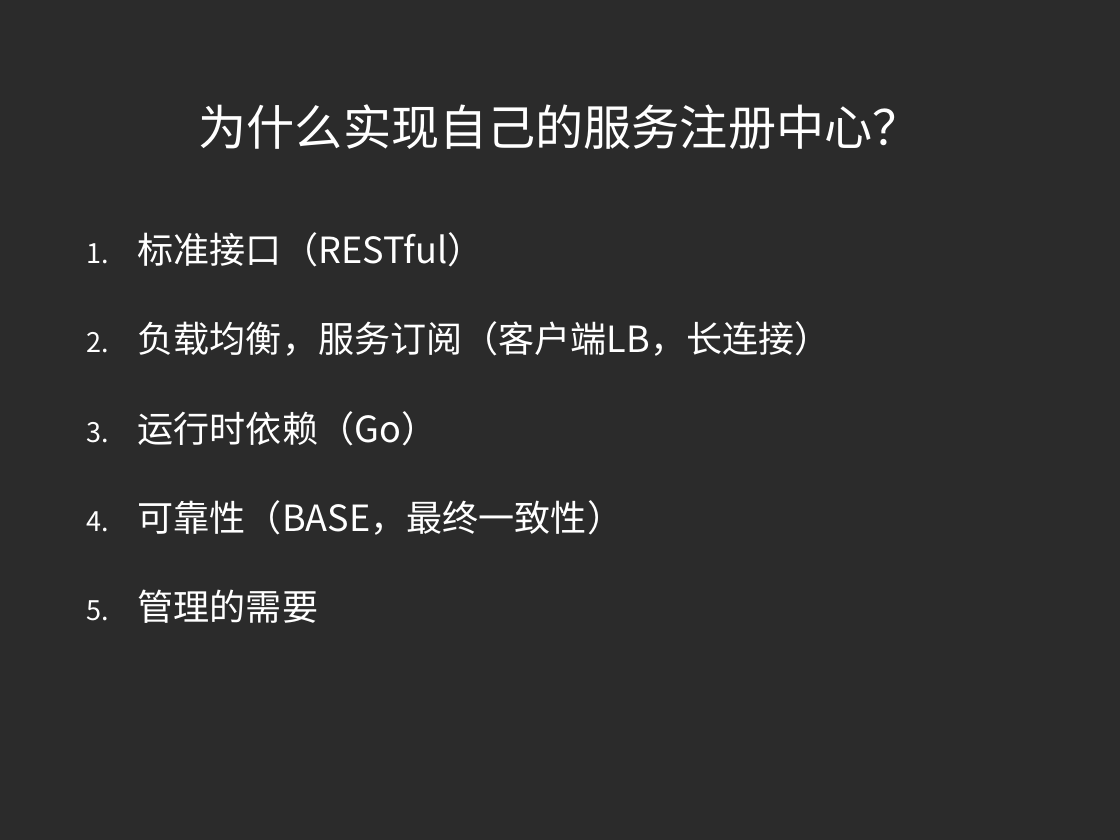
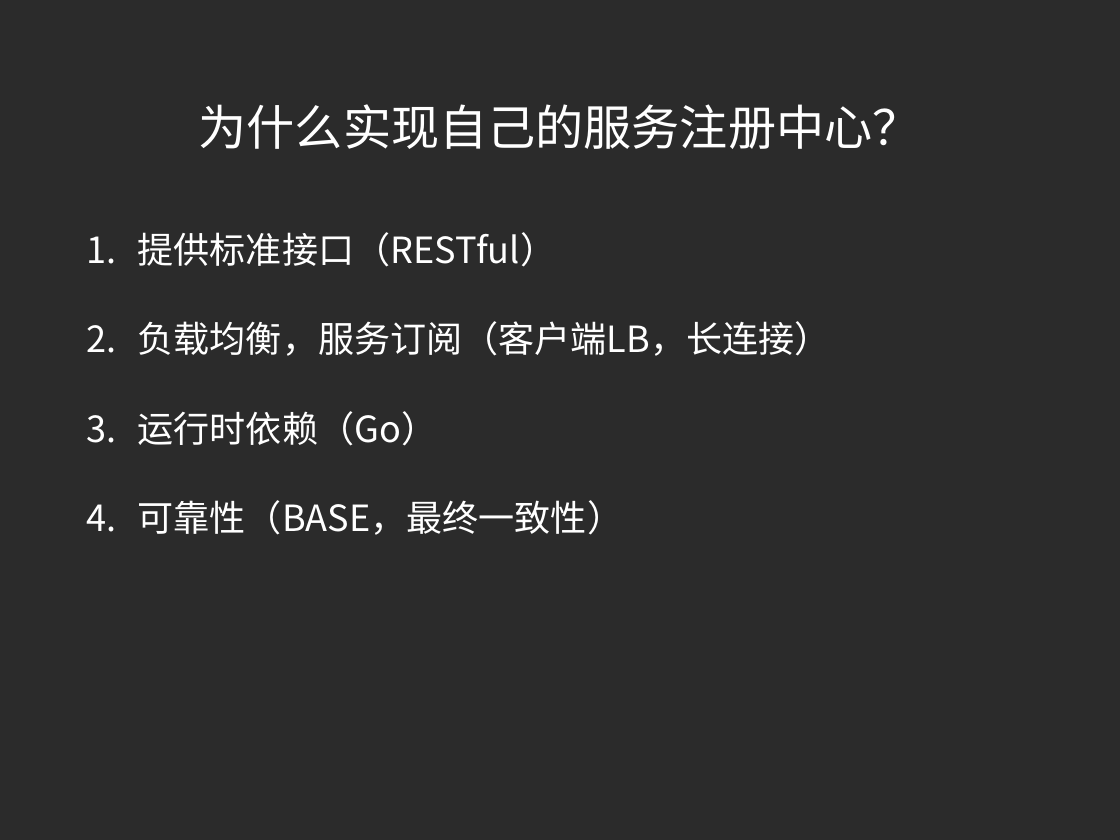
Before and after one commit to little-cui/sc-tester, a slide deck: slide 5 of doc/introduce.ppt (slide 6 before the commit). Drawn at 1120x840 pixels with LibreOffice and Linux fonts; fonts in the diff are those of the drawing; background and template pictures are left out; a plain dark background stands for a picture behind light text. Boxes give left, top, right and bottom in pixels: in the first picture for what was removed or moved away, otherwise in the second. Text is boxed around its words. In the diff, an @@ line names an element or a change of style, - is before the commit and + after.

```diff
--- a/doc/introduce.ppt
+++ b/doc/introduce.ppt
@@ text at <box>138,232,556,267</box>: text changed @@
-1. 标准接口（RESTful）
+1. 提供标准接口（RESTful）
@@ text at <box>138,589,318,623</box>: paragraph removed @@
-5. 管理的需要
```
Also in this commit, not shown: 8 other slides changed, 2 slides removed.
